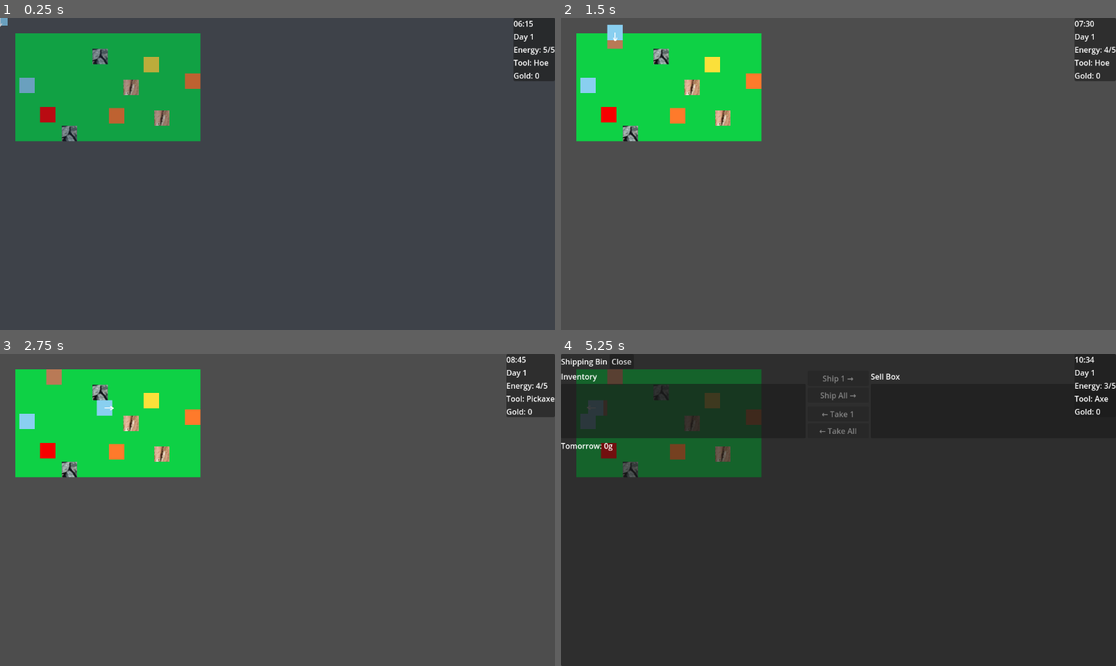
Above: before the commit, frames 1-4 (two rows, left to right).
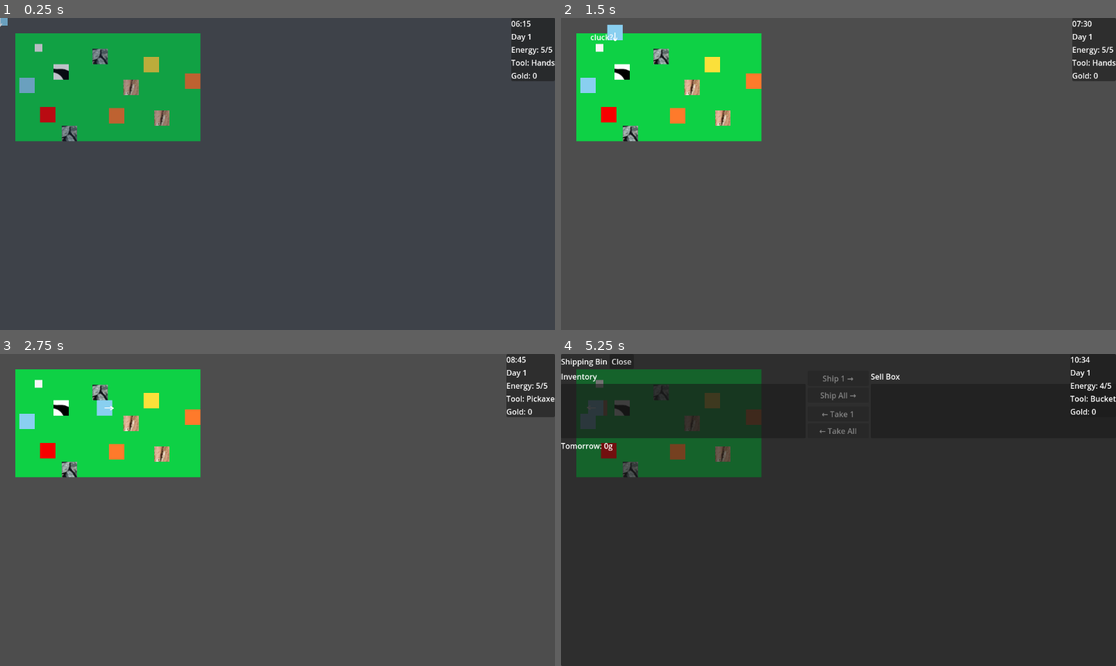
Above: after the commit, the same moments.

Repository: Elias-Fariz/agri-cultured
Game: Godot game, scene res://tscn/Farm.tscn
Two runs of this game, one before a commit and one after it. Both use one fixed random seed, a clock stepped at 60 frames per second and the inputs below.
Inputs:
- Up to frame 1 (0.25 s): no input
- Up to frame 2 (1.5 s): hold D (move_right) 0.53-1.28 s; hold E (interact) 0.53-1.28 s; tap Space (tool) at 0.8, 1.35 s; hold S (move_down) from 1.28 s (still down)
- Up to frame 3 (2.75 s): tap Q (tool_next) at 1.55 s; release S (move_down) at 2.03 s; hold D (move_right) from 2.03 s (still down); hold Q (tool_next) from 2.03 s (still down); tap E (interact) at 2.3 s
- Up to frame 4 (5.25 s): release D (move_right) at 2.78 s; release Q (tool_next) at 2.78 s; hold W (move_up) 2.78-3.53 s; tap E (interact) at 2.85, 4.55 s; tap Space (tool) at 3.05, 4.35 s; hold P (plant_seed) 3.53-4.28 s; hold A (move_left) 3.53-5.03 s; tap Q (tool_next) at 3.8 s; tap Enter at 5 s; hold S (move_down) from 5.03 s (still down); hold Q (tool_next) from 5.03 s (still down)

The runs differ from the first frame. In frame 1, 0.6% of the frame differs, in the area x 6-100%, y 0-21%; in frame 2, 0.7%, in the area x 5-100%, y 0-21%; in frame 3, 0.3%; in frame 4, 0.7%.

Commit message:
wandering system and animals
added wandering mechanic where NPCs walk a bit around each destination, and added animals you can interact, feed, pet, and collect products from
*also like two commits ago we added idle chatter that makes NPCs speak when you pass by them

Diff:
--- /dev/null
+++ b/scripts/AnimalBase.gd
@@ -0,0 +1,359 @@
+extends CharacterBody2D
+class_name AnimalBase
+
+# --- Movement & grid settings ---
+@export var move_speed: float = 40.0
+@export var grid_size: float = 32.0
+
+var _path: Array[Vector2] = []
+var _current_path_index: int = -1
+var _has_destination: bool = false
+
+# --- Idle wandering ---
+@export var enable_idle_wander: bool = true
+@export var wander_interval_min: float = 2.0
+@export var wander_interval_max: float = 5.0
+@export var wander_tile_distance: int = 2  # animals wander farther than NPCs
+
+var _anchor_position: Vector2 = Vector2.ZERO
+@onready var _wander_timer: Timer = $WanderTimer
+
+# --- Feeding / product logic ---
+@export var animal_id: String = ""
+@export var product_item: String = "Egg"      # override per animal (Egg, Milk)
+@export var produces_per_feed: int = 1
+
+var fed_today: bool = false
+var has_product_ready: bool = false
+
+const GRID_SIZE: float = 32.0  # your tile size
+
+# --- Overhead chatter / emotes ---
+@export var idle_chatter_lines: Array[String] = []   # e.g. ["cluck", "cluck cluck", "*scratch*"]
+@export var feed_chatter: String = "*munch*"
+@export var pet_chatter: String = "*love*"
+@export var collect_chatter: String = "*happy*"
+
+@onready var chatter_label: Label = $BubbleAnchor/ChatterLabel
+@onready var chatter_timer: Timer = $ChatterTimer
+@onready var proximity_area: Area2D = $ProximityArea
+
+func _ready() -> void:
+	# Anchor = where the animal starts
+	_anchor_position = _snap_to_grid(global_position)
+
+	# Idle wandering
+	_wander_timer.timeout.connect(_on_wander_timer_timeout)
+	_schedule_next_wander()
+
+	# Listen for day changes
+	TimeManager.day_changed.connect(_on_day_changed)
+
+
+# =============================
+#  GRID SNAP / MOVEMENT
+# =============================
+
+# Copy your NPC's _snap_to_grid implementation here
+func _snap_to_grid(pos: Vector2) -> Vector2:
+	return Vector2(
+		round(pos.x / GRID_SIZE) * GRID_SIZE,
+		round(pos.y / GRID_SIZE) * GRID_SIZE
+	)
+
+func set_destination(world_position: Vector2) -> void:
+	# Snap start & target to grid, same as NPC version
+	var start := _snap_to_grid(global_position)
+	global_position = start
+
+	var target := _snap_to_grid(world_position)
+
+	_path.clear()
+	_current_path_index = -1
+	_has_destination = false
+
+	# L-shaped path: vertical then horizontal
+	var mid := Vector2(start.x, target.y)
+
+	_path.append(mid)
+	_path.append(target)
+
+	_current_path_index = 0
+	_has_destination = true
+
+
+func _physics_process(delta: float) -> void:
+	# Stop when UI overlays are active
+	if GameState.is_gameplay_locked():
+		velocity = Vector2.ZERO
+		move_and_slide()
+		return
+
+	if not _has_destination or _current_path_index < 0:
+		velocity = Vector2.ZERO
+		move_and_slide()
+		return
+
+	if _current_path_index >= _path.size():
+		_has_destination = false
+		velocity = Vector2.ZERO
+		move_and_slide()
+		return
+
+	var target := _path[_current_path_index]
+	var to_target := target - global_position
+
+	if to_target.length() < 2.0:
+		_current_path_index += 1
+
+		if _current_path_index >= _path.size():
+			_has_destination = false
+			velocity = Vector2.ZERO
+			move_and_slide()
+			return
+
+		target = _path[_current_path_index]
+		to_target = target - global_position
+
+	var dir := to_target.normalized()
+	velocity = dir * move_speed
+	move_and_slide()
+
+
+# =============================
+#  IDLE WANDER (like NPCs)
+# =============================
+
+func _schedule_next_wander() -> void:
+	if not enable_idle_wander:
+		return
+
+	var wait_time := randf_range(wander_interval_min, wander_interval_max)
+	_wander_timer.wait_time = wait_time
+	_wander_timer.start()
+
+
+func _on_wander_timer_timeout() -> void:
+	if not enable_idle_wander:
+		return
+
+	if GameState.is_gameplay_locked():
+		_schedule_next_wander()
+		return
+
+	# Don't interrupt another movement (e.g., being called to the pen)
+	if _has_destination:
+		_schedule_next_wander()
+		return
+
+	if _anchor_position == Vector2.ZERO:
+		_anchor_position = _snap_to_grid(global_position)
+
+	_attempt_idle_wander()
+	_schedule_next_wander()
+
+
+func _attempt_idle_wander() -> void:
+	# Animals can move up to wander_tile_distance tiles from anchor in 4 directions
+	var dirs := [
+		Vector2.ZERO,
+		Vector2.RIGHT,
+		Vector2.LEFT,
+		Vector2.UP,
+		Vector2.DOWN
+	]
+
+	dirs.shuffle()
+
+	for dir in dirs:
+		var offset: Vector2 = dir * grid_size * float(wander_tile_distance)
+		var candidate := _anchor_position + offset
+
+		# Skip if candidate is basically where we are now
+		if candidate.distance_to(global_position) < 1.0:
+			continue
+
+		if _can_wander_to(candidate):
+			set_destination(candidate)
+			return
+	# If nothing works, we just don't move.
+
+
+func _can_wander_to(world_pos: Vector2) -> bool:
+	# For now, always true. Later we can:
+	#  - Check against collision tiles
+	#  - Clamp to pen area
+	return true
+
+
+# =============================
+#  FEEDING & PRODUCT CYCLE
+# =============================
+
+func _on_day_changed(day: int) -> void:
+	# If fed yesterday, then we have product ready today.
+	if fed_today:
+		has_product_ready = true
+
+	# Reset fed flag for the new day
+	fed_today = false
+
+
+func feed() -> bool:
+	# Returns true if feeding actually happened
+	if fed_today:
+		return false
+
+	fed_today = true
+	# Optional: play animation / show hearts / sound
+	return true
+
+
+func collect_product() -> bool:
+	# Returns true if product was collected
+	if not has_product_ready:
+		return false
+
+	GameState.inventory_add(product_item, produces_per_feed)
+	has_product_ready = false
+
+	# Optional: hearts, sound, etc.
+	return true
+
+
+# =============================
+#  INTERACTION ENTRY POINT
+# =============================
+
+# We'll implement interact() in the next section once we define
+# how we read the player's current item/tool.
+
+func interact() -> void:
+	# print("\n=== AnimalBase.interact() called ===")
+	# print("Animal ID:", animal_id)
+
+	var tool := GameState.current_tool
+	var tool_name := GameState.get_tool_name()
+	# print("Current tool:", tool, "(", tool_name, ")")
+
+	# 1) Bucket: try to collect product
+	if tool == GameState.ToolType.BUCKET:
+		# print("Tool is BUCKET → trying to collect product.")
+		_handle_bucket_interaction()
+		return
+
+	# 2) Hand: try to feed if not fed yet, otherwise pet
+	if tool == GameState.ToolType.HAND:
+		# print("Tool is HAND → trying to feed or pet.")
+
+		if not fed_today:
+			# print("Animal not fed today → attempting to feed from inventory.")
+			var fed_successfully := _handle_feed_interaction()
+			# print("Feeding result:", fed_successfully)
+			if fed_successfully:
+				print("Feeding succeeded → stopping interact() here.")
+				return
+			else:
+				print("Feeding failed (maybe no Animal Feed).")
+
+		# print("Either already fed or no feed available → petting instead.")
+		_handle_pet_interaction()
+		return
+
+	# 3) Any other tool: just pet
+	# print("Tool is not BUCKET or HAND → treating as pet.")
+	_handle_pet_interaction()
+
+func _handle_feed_interaction() -> bool:
+	# print("[Feed] Entered _handle_feed_interaction()")
+	# print("[Feed] fed_today before:", fed_today)
+
+	if fed_today:
+		print("[Feed] Animal already fed today → abort feeding.")
+		return false
+
+	var has_feed := GameState.inventory_has("Animal Feed", 1)
+	# print("[Feed] GameState.inventory_has('Animal Feed', 1) =", has_feed)
+
+	if not has_feed:
+		print("[Feed] No Animal Feed in inventory → cannot feed.")
+		return false
+
+	var removed := GameState.inventory_remove("Animal Feed", 1)
+	# print("[Feed] inventory_remove('Animal Feed', 1) =", removed)
+
+	if not removed:
+		print("[Feed] Failed to remove Animal Feed → abort.")
+		return false
+
+	fed_today = true
+	print("[Feed] Animal successfully fed. fed_today now:", fed_today)
+
+	# 🎈 CHATTTER: munch
+	_show_chatter(feed_chatter)
+
+	return true
+
+func _handle_bucket_interaction() -> void:
+	# print("[Bucket] Entered _handle_bucket_interaction()")
+	# print("[Bucket] has_product_ready =", has_product_ready)
+
+	if not has_product_ready:
+		print("[Bucket] No product ready → nothing to collect.")
+		return
+
+	var collected := collect_product()
+	print("[Bucket] collect_product() returned:", collected)
+
+	if collected:
+		print("[Bucket] Product collected →", product_item, "x", produces_per_feed)
+		# 🎈 CHATTTER: happy/thanks
+		_show_chatter(collect_chatter)
+
+func _handle_pet_interaction() -> void:
+	print("[Pet] Petting animal:", animal_id)
+	_show_chatter(pet_chatter)
+	# Later: affection system, etc.
+
+func _show_chatter(text: String) -> void:
+	if chatter_label == null:
+		return
+
+	chatter_label.text = text
+	chatter_label.visible = true
+
+	if chatter_timer:
+		chatter_timer.start(1.5)  # show for ~1.5 seconds (tune as you like)
+
+func _hide_chatter() -> void:
+	if chatter_label == null:
+		return
+	chatter_label.visible = false
+
+
+func _show_idle_chatter() -> void:
+	if idle_chatter_lines.is_empty():
+		return
+
+	var idx := randi() % idle_chatter_lines.size()
+	var text := idle_chatter_lines[idx]
+	_show_chatter(text)
+
+func _on_ProximityArea_body_entered(body: Node) -> void:
+	if not body.is_in_group("player"):
+		return
+	# Player came near → occasional idle cluck/moo
+	print("Proximity ENTER: ", body)
+	_show_idle_chatter()
+
+func _on_ProximityArea_body_exited(body: Node) -> void:
+	if not body.is_in_group("player"):
+		return
+	# You can either hide chatter immediately or let timer handle it.
+	# We'll just let the timer finish; no extra code needed here for now.
+	print("Proximity EXIT: ", body)
+	_hide_chatter()
+
+
+func _on_ChatterTimer_timeout() -> void:
+	_hide_chatter()
--- /dev/null
+++ b/scripts/AnimalInteractArea.gd
@@ -0,0 +1,8 @@
+extends Area2D
+
+@onready var _animal := get_parent()  # parent is the CharacterBody2D with AnimalBase.gd
+
+func interact() -> void:
+	print("InteractArea: interact() called on animal:", _animal)
+	if _animal and _animal.has_method("interact"):
+		_animal.interact()
--- a/scripts/GameState.gd
+++ b/scripts/GameState.gd
@@ -3,11 +3,11 @@
 
 var next_spawn_name: String = ""
 
-enum ToolType { AXE, PICKAXE, HOE }
-const TOOL_COUNT := 3
-
-@export var starting_tool: ToolType = ToolType.HOE
-var current_tool: ToolType = ToolType.HOE
+enum ToolType { AXE, PICKAXE, HOE, BUCKET, HAND }
+const TOOL_COUNT := 5  # <- THIS MUST BE UPDATED
+
+@export var starting_tool: ToolType = ToolType.HAND
+var current_tool: ToolType = ToolType.HAND
 
 # ----------------------------
 # Inventory (already working)
@@ -62,6 +62,18 @@
 		"sell_price": 35,
 		"shippable": true,
 	},
+	"Egg": {
+		"sell_price": 15,
+		"shippable": true,
+	},
+	"Milk": {
+		"sell_price": 20,
+		"shippable": true,
+	},
+	"Animal Feed": {
+		"sell_price": 3,
+		"shippable": true,
+	}
 	# Tools later would be shippable: false
 }
 
@@ -217,6 +229,8 @@
 		ToolType.AXE: return "Axe"
 		ToolType.PICKAXE: return "Pickaxe"
 		ToolType.HOE: return "Hoe"
+		ToolType.BUCKET: return "Bucket"
+		ToolType.HAND: return "Hands"
 	return "?"
 
 func reset_energy() -> void:
--- a/scripts/NPC.gd
+++ b/scripts/NPC.gd
@@ -67,6 +67,16 @@
 
 var _current_schedule_target: Node2D = null
 
+@export var enable_idle_wander: bool = true
+@export var wander_interval_min: float = 3.0
+@export var wander_interval_max: float = 7.0
+@export var wander_tile_distance: int = 1
+@export var grid_size: float = 32.0   # match your real tile size
+
+var _anchor_position: Vector2         # where this NPC “belongs” right now
+
+@onready var _wander_timer: Timer = $WanderTimer
+
 func _ready() -> void:
 	# ... your existing NPC init ...
 	_update_quest_icon()
@@ -79,6 +89,9 @@
 	if not Engine.is_editor_hint():
 		TimeManager.time_changed.connect(_on_time_changed_for_schedule)
 		_on_time_changed_for_schedule(TimeManager.minutes)
+
+	_wander_timer.timeout.connect(_on_wander_timer_timeout)
+	_schedule_next_wander()
 
 func start_dialogue() -> void:
 	var ui := get_tree().get_first_node_in_group("dialogue_ui")
@@ -246,14 +259,14 @@
 func _on_ProximityArea_body_entered(body: Node) -> void:
 	if not body.is_in_group("player"):  # assuming your Player is in group "player"
 		return
-	print("Proximity ENTER: ", body)
+	# print("Proximity ENTER: ", body)
 	_show_overhead_chatter()
 
 
 func _on_ProximityArea_body_exited(body: Node) -> void:
 	if not body.is_in_group("player"):
 		return
-	print("Proximity EXIT: ", body)
+	# print("Proximity EXIT: ", body)
 	_hide_overhead_chatter()
 
 func _on_ChatterTimer_timeout() -> void:
@@ -298,11 +311,16 @@
 		round(pos.y / GRID_SIZE) * GRID_SIZE
 	)
 
-func set_destination(world_position: Vector2) -> void:
+func set_destination(world_position: Vector2,  is_anchor: bool = false) -> void:
 	var start := _snap_to_grid(global_position)
 	global_position = start
 
-	var target := world_position
+	# ✅ Snap the marker’s position to the nearest grid tile
+	var target := _snap_to_grid(world_position)
+
+	# Optional: store this as our “anchor” for wandering (explained below)
+	if is_anchor:
+		_anchor_position = target
 
 	_path.clear()
 	_current_path_index = -1
@@ -384,4 +402,69 @@
 		return
 
 	_current_schedule_target = target_node
-	set_destination(target_node.global_position)
+	set_destination(target_node.global_position, true)
+
+func _schedule_next_wander() -> void:
+	if not enable_idle_wander:
+		return
+
+	# A little randomness so they don't all step in sync
+	var wait_time := randf_range(wander_interval_min, wander_interval_max)
+	_wander_timer.wait_time = wait_time
+	_wander_timer.start()
+
+func _on_wander_timer_timeout() -> void:
+	if not enable_idle_wander:
+		return
+
+	# Don't wander if UI is open, etc.
+	if GameState.is_gameplay_locked():
+		_schedule_next_wander()
+		return
+
+	# Don't wander if we're currently moving somewhere
+	if _has_destination:
+		_schedule_next_wander()
+		return
+
+	# If we don't have an anchor yet, use current snapped position
+	if _anchor_position == Vector2.ZERO:
+		_anchor_position = _snap_to_grid(global_position)
+
+	_attempt_idle_wander()
+	_schedule_next_wander()
+
+func _attempt_idle_wander() -> void:
+	# Possible directions: stay, left, right, up, down
+	var dirs := [
+		Vector2.ZERO,
+		Vector2.RIGHT,
+		Vector2.LEFT,
+		Vector2.UP,
+		Vector2.DOWN
+	]
+
+	dirs.shuffle()
+
+	for dir in dirs:
+		var offset: Vector2 = dir * grid_size * float(wander_tile_distance)
+		var candidate := _anchor_position + offset
+
+		# Skip if it's exactly where we are and dir is ZERO
+		if candidate.distance_to(global_position) < 1.0:
+			continue
+
+		if _can_wander_to(candidate):
+			# Important: we DO NOT mark this as a new anchor.
+			# This keeps all wandering centered around the original schedule spot.
+			set_destination(candidate, false)
+			return
+
+	# If no candidate worked, we just don't move this time.
+
+func _can_wander_to(world_pos: Vector2) -> bool:
+	# For now, just return true.
+	# Later you can:
+	#  - Check collisions
+	#  - Avoid water, walls, etc.
+	return true
--- a/scripts/ShopUI.gd
+++ b/scripts/ShopUI.gd
@@ -13,6 +13,7 @@
 	{ "id": "WatermelonSeed", "name": "Watermelon Seeds", "price": 20 },
 	{ "id": "Watermelon", "name": "Watermelon", "price": 60 },
 	{ "id": "Wood", "name": "Bundle of Wood", "price": 10 },
+	{ "id": "Animal Feed", "name": "All-Purpose Animal Feed", "price": 5 },
 ]
 
 # cart[item_id] = count
--- /dev/null
+++ b/tscn/Chicken.tscn
@@ -0,0 +1,61 @@
+[gd_scene load_steps=7 format=3 uid="uid://c3ksajlr1bllx"]
+
+[ext_resource type="Script" uid="uid://1ofqyolb4ita" path="res://scripts/AnimalBase.gd" id="1_36wrt"]
+[ext_resource type="Texture2D" uid="uid://cxx6kuami8raj" path="res://art/chicken.PNG" id="2_bnopt"]
+[ext_resource type="Script" uid="uid://bu0y7nnpvvxrv" path="res://scripts/AnimalInteractArea.gd" id="3_qfkf4"]
+
+[sub_resource type="RectangleShape2D" id="RectangleShape2D_aqqhh"]
+size = Vector2(16, 16)
+
+[sub_resource type="RectangleShape2D" id="RectangleShape2D_6piks"]
+
+[sub_resource type="RectangleShape2D" id="RectangleShape2D_qfkf4"]
+size = Vector2(48, 47)
+
+[node name="Chicken" type="CharacterBody2D"]
+collision_layer = 4
+script = ExtResource("1_36wrt")
+move_speed = 50.0
+animal_id = "chicken_01"
+idle_chatter_lines = Array[String](["cluck", "cluck?", "bawk", "*scratch*"])
+
+[node name="Sprite2D" type="Sprite2D" parent="."]
+texture = ExtResource("2_bnopt")
+
+[node name="CollisionShape2D" type="CollisionShape2D" parent="."]
+shape = SubResource("RectangleShape2D_aqqhh")
+
+[node name="WanderTimer" type="Timer" parent="."]
+one_shot = true
+autostart = true
+
+[node name="BubbleAnchor" type="Node2D" parent="."]
+position = Vector2(0, -18)
+
+[node name="ChatterLabel" type="Label" parent="BubbleAnchor"]
+visible = false
+offset_left = -19.0
+offset_top = -16.0
+offset_right = 21.0
+offset_bottom = 7.0
+text = "cluck"
+horizontal_alignment = 1
+
+[node name="InteractArea" type="Area2D" parent="."]
+script = ExtResource("3_qfkf4")
+
+[node name="CollisionShape2D" type="CollisionShape2D" parent="InteractArea"]
+shape = SubResource("RectangleShape2D_6piks")
+
+[node name="ProximityArea" type="Area2D" parent="."]
+collision_mask = 3
+
+[node name="CollisionShape2D" type="CollisionShape2D" parent="ProximityArea"]
+shape = SubResource("RectangleShape2D_qfkf4")
+
+[node name="ChatterTimer" type="Timer" parent="."]
+one_shot = true
+
+[connection signal="body_entered" from="ProximityArea" to="." method="_on_ProximityArea_body_entered"]
+[connection signal="body_exited" from="ProximityArea" to="." method="_on_ProximityArea_body_exited"]
+[connection signal="timeout" from="ChatterTimer" to="." method="_on_ChatterTimer_timeout"]
--- /dev/null
+++ b/tscn/Cow.tscn
@@ -0,0 +1,65 @@
+[gd_scene load_steps=7 format=3 uid="uid://b0rdgln1dko2v"]
+
+[ext_resource type="Texture2D" uid="uid://ylpu3ria5fxy" path="res://art/cow.PNG" id="1_etk6k"]
+[ext_resource type="Script" uid="uid://1ofqyolb4ita" path="res://scripts/AnimalBase.gd" id="1_t7sdu"]
+[ext_resource type="Script" uid="uid://bu0y7nnpvvxrv" path="res://scripts/AnimalInteractArea.gd" id="3_5j20t"]
+
+[sub_resource type="RectangleShape2D" id="RectangleShape2D_t7sdu"]
+size = Vector2(32, 32)
+
+[sub_resource type="RectangleShape2D" id="RectangleShape2D_tkclb"]
+size = Vector2(44.5, 41.5)
+
+[sub_resource type="RectangleShape2D" id="RectangleShape2D_5j20t"]
+size = Vector2(48, 47)
+
+[node name="Cow" type="CharacterBody2D"]
+collision_layer = 4
+script = ExtResource("1_t7sdu")
+move_speed = 25.0
+wander_interval_min = 3.0
+wander_interval_max = 6.0
+animal_id = "cow_01"
+product_item = "Milk"
+idle_chatter_lines = Array[String](["moo", "moo...", "mrrr", "*sniff*"])
+
+[node name="Sprite2D" type="Sprite2D" parent="."]
+texture = ExtResource("1_etk6k")
+
+[node name="CollisionShape2D" type="CollisionShape2D" parent="."]
+shape = SubResource("RectangleShape2D_t7sdu")
+
+[node name="WanderTimer" type="Timer" parent="."]
+one_shot = true
+autostart = true
+
+[node name="BubbleAnchor" type="Node2D" parent="."]
+position = Vector2(0, -18)
+
+[node name="ChatterLabel" type="Label" parent="BubbleAnchor"]
+visible = false
+offset_left = -19.0
+offset_top = -16.0
+offset_right = 21.0
+offset_bottom = 7.0
+text = "moo"
+horizontal_alignment = 1
+
+[node name="InteractArea" type="Area2D" parent="."]
+script = ExtResource("3_5j20t")
+
+[node name="CollisionShape2D" type="CollisionShape2D" parent="InteractArea"]
+shape = SubResource("RectangleShape2D_tkclb")
+
+[node name="ProximityArea" type="Area2D" parent="."]
+collision_mask = 3
+
+[node name="CollisionShape2D" type="CollisionShape2D" parent="ProximityArea"]
+shape = SubResource("RectangleShape2D_5j20t")
+
+[node name="ChatterTimer" type="Timer" parent="."]
+one_shot = true
+
+[connection signal="body_entered" from="ProximityArea" to="." method="_on_ProximityArea_body_entered"]
+[connection signal="body_exited" from="ProximityArea" to="." method="_on_ProximityArea_body_exited"]
+[connection signal="timeout" from="ChatterTimer" to="." method="_on_ChatterTimer_timeout"]
--- a/tscn/Farm.tscn
+++ b/tscn/Farm.tscn
@@ -20,6 +20,8 @@
 [ext_resource type="PackedScene" uid="uid://dk1aaefcs7nwf" path="res://ui/QuestBoardUI.tscn" id="18_kqnqu"]
 [ext_resource type="PackedScene" uid="uid://dexrjrr1c8jfb" path="res://ui/ShopUI.tscn" id="19_4nmas"]
 [ext_resource type="PackedScene" uid="uid://db3fa8eurisd7" path="res://tscn/FireflyLayer.tscn" id="20_8lty6"]
+[ext_resource type="PackedScene" uid="uid://c3ksajlr1bllx" path="res://tscn/Chicken.tscn" id="21_65lcs"]
+[ext_resource type="PackedScene" uid="uid://b0rdgln1dko2v" path="res://tscn/Cow.tscn" id="22_u3713"]
 
 [sub_resource type="TileSetAtlasSource" id="TileSetAtlasSource_og6c6"]
 texture = ExtResource("3_d13le")
@@ -116,3 +118,9 @@
 [node name="ShopUI" parent="." instance=ExtResource("19_4nmas")]
 
 [node name="FireflyLayer" parent="." groups=["firefly_layer"] instance=ExtResource("20_8lty6")]
+
+[node name="Chicken" parent="." instance=ExtResource("21_65lcs")]
+position = Vector2(80, 62)
+
+[node name="Cow" parent="." instance=ExtResource("22_u3713")]
+position = Vector2(127, 112)
--- a/tscn/NPC.tscn
+++ b/tscn/NPC.tscn
@@ -25,6 +25,7 @@
 shape = SubResource("RectangleShape2D_8j625")
 
 [node name="InteractArea" type="Area2D" parent="."]
+collision_layer = 3
 script = ExtResource("3_7xv34")
 
 [node name="CollisionShape2D" type="CollisionShape2D" parent="InteractArea"]
@@ -33,6 +34,7 @@
 
 [node name="ProximityArea" type="Area2D" parent="."]
 scale = Vector2(5, 5)
+collision_mask = 3
 
 [node name="CollisionShape2D" type="CollisionShape2D" parent="ProximityArea"]
 shape = SubResource("RectangleShape2D_h582y")
@@ -57,6 +59,10 @@
 wait_time = 2.5
 one_shot = true
 
+[node name="WanderTimer" type="Timer" parent="."]
+one_shot = true
+autostart = true
+
 [connection signal="body_entered" from="ProximityArea" to="." method="_on_ProximityArea_body_entered"]
 [connection signal="body_exited" from="ProximityArea" to="." method="_on_ProximityArea_body_exited"]
 [connection signal="timeout" from="ChatterTimer" to="." method="_on_ChatterTimer_timeout"]
--- a/tscn/Player.tscn
+++ b/tscn/Player.tscn
@@ -12,6 +12,7 @@
 size = Vector2(28, 28)
 
 [node name="Player" type="CharacterBody2D" groups=["player"]]
+collision_layer = 2
 script = ExtResource("1_vvow5")
 
 [node name="Sprite2D" type="Sprite2D" parent="."]
Binary file added: art/chicken.PNG
Not shown, added: art/chicken.PNG.import
Binary file added: art/cow.PNG
Not shown, added: art/cow.PNG.import
Not shown, changed: requirements.txt
Not shown, added: scripts/AnimalBase.gd.uid
Not shown, added: scripts/AnimalInteractArea.gd.uid
Not shown: 1 places in tscn/Farm.tscn that only renumber resources
